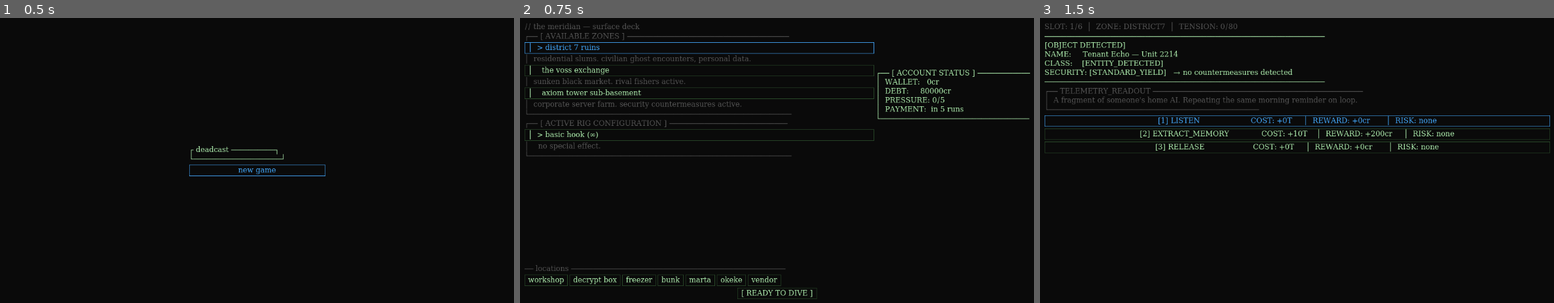
Above: before the commit, frames 1-3 (left to right).
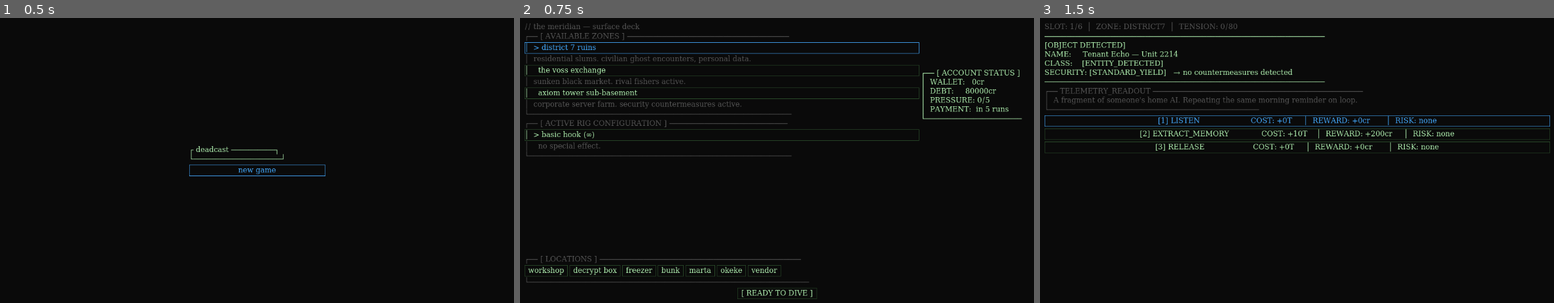
Above: after the commit, the same moments.

Repository: Teeohbee/deadcast
Game: Godot game, scene res://scenes/title_screen/TitleScreen.tscn
The game is run twice, just before and just after one commit, with the same random seed, the same clock (stepped at 60 frames per second) and the same inputs.
Inputs:
- Up to frame 1 (0.5 s): no input
- Up to frame 2 (0.75 s): click "new game" at 0.5 s
- Up to frame 3 (1.5 s): click "[ READY TO DIVE ]" at 1.25 s

Frame 1 is identical in both runs. In frame 2, 3.6% of the frame differs, in the area x 0-100%, y 8-95%; in frame 3, nothing differs.

Commit message:
fix: surface deck border alignment polish
- Zero out content_margin_left on zone and lure buttons so the │ pipe
  characters align flush with adjacent description labels and the ┌──
  panel header corner
- Account status header drops trailing ─ dashes (fixed-length strings
  cannot reliably fit a variable-width column); footer trimmed to match
  widest content row
- Locations section reframed: SeparatorLabel becomes ┌── [ LOCATIONS ]
  header, LocFooter label adds closing └── beneath the button row

Diff:
--- a/scenes/barge_hub/BargeHub.gd
+++ b/scenes/barge_hub/BargeHub.gd
@@ -4,6 +4,7 @@
 @onready var title_label: Label = $VBoxContainer/TitleLabel
 @onready var account_label: Label = $VBoxContainer/ContentRow/AccountLabel
 @onready var separator_label: Label = $VBoxContainer/SeparatorLabel
+@onready var loc_footer: Label = $VBoxContainer/LocFooter
 @onready var dive_button: Button = $VBoxContainer/DiveRow/DiveButton
 @onready var workshop_btn: Button = $VBoxContainer/LocationButtons/WorkshopBtn
 @onready var decrypt_btn: Button = $VBoxContainer/LocationButtons/DecryptBtn
@@ -41,6 +42,7 @@
 
 	UIStyle.apply_label(title_label, UIStyle.COL_DIM)
 	UIStyle.apply_label(separator_label, UIStyle.COL_DIM)
+	UIStyle.apply_label(loc_footer, UIStyle.COL_DIM)
 	UIStyle.apply_label(account_label, UIStyle.COL_TEXT)
 	UIStyle.apply_button(dive_button)
 	dive_button.focus_mode = Control.FOCUS_ALL
@@ -85,12 +87,12 @@
 	var runs_to_pmt := 5 - GameState.runs_since_payment
 	var run_str := "in %d run%s" % [runs_to_pmt, "s" if runs_to_pmt != 1 else ""]
 	account_label.text = (
-		"┌── [ ACCOUNT STATUS ] ────────────\n"
+		"┌── [ ACCOUNT STATUS ]\n"
 		+ "│  WALLET:   %dcr\n" % GameState.credits
 		+ "│  DEBT:     %dcr\n" % GameState.debt
 		+ "│  PRESSURE: %d/5\n" % GameState.pressure_level
 		+ "│  PAYMENT:  %s\n" % run_str
-		+ "└──────────────────────────────────"
+		+ "└──────────────────────"
 	)
 	var color := UIStyle.COL_DEBT if GameState.pressure_level >= 3 else UIStyle.COL_TEXT
 	UIStyle.apply_label(account_label, color)
--- a/scenes/barge_hub/BargeHub.tscn
+++ b/scenes/barge_hub/BargeHub.tscn
@@ -44,7 +44,7 @@
 size_flags_vertical = 3
 
 [node name="SeparatorLabel" type="Label" parent="VBoxContainer"]
-text = "── locations ─────────────────────────────────────────────────"
+text = "┌── [ LOCATIONS ] ──────────────────────────────────────────────"
 
 [node name="LocationButtons" type="HBoxContainer" parent="VBoxContainer"]
 
@@ -69,6 +69,9 @@
 [node name="VendorBtn" type="Button" parent="VBoxContainer/LocationButtons"]
 text = "vendor"
 
+[node name="LocFooter" type="Label" parent="VBoxContainer"]
+text = "└────────────────────────────────────────────────────────────────"
+
 [node name="DiveRow" type="HBoxContainer" parent="VBoxContainer"]
 
 [node name="DiveSpacer" type="Label" parent="VBoxContainer/DiveRow"]
--- a/scenes/barge_hub/LureEquip.gd
+++ b/scenes/barge_hub/LureEquip.gd
@@ -27,6 +27,8 @@
 		btn.focus_mode = Control.FOCUS_ALL
 		btn.alignment = HORIZONTAL_ALIGNMENT_LEFT
 		UIStyle.apply_button(btn)
+		for st: String in ["normal", "hover", "focus", "pressed"]:
+			(btn.get_theme_stylebox(st) as StyleBoxFlat).content_margin_left = 0
 		btn.text = "%s%s (%s)" % [
 			"│  > " if is_equipped else "│    ",
 			lure.lure_name.to_lower(),
--- a/scenes/barge_hub/ZoneSelector.gd
+++ b/scenes/barge_hub/ZoneSelector.gd
@@ -17,6 +17,8 @@
 		btn.focus_mode = Control.FOCUS_ALL
 		btn.alignment = HORIZONTAL_ALIGNMENT_LEFT
 		UIStyle.apply_button(btn)
+		for st: String in ["normal", "hover", "focus", "pressed"]:
+			(btn.get_theme_stylebox(st) as StyleBoxFlat).content_margin_left = 0
 		btn.pressed.connect(func() -> void: GameState.select_zone(zone_id))
 		add_child(btn)
 		_buttons[zone_id] = btn
